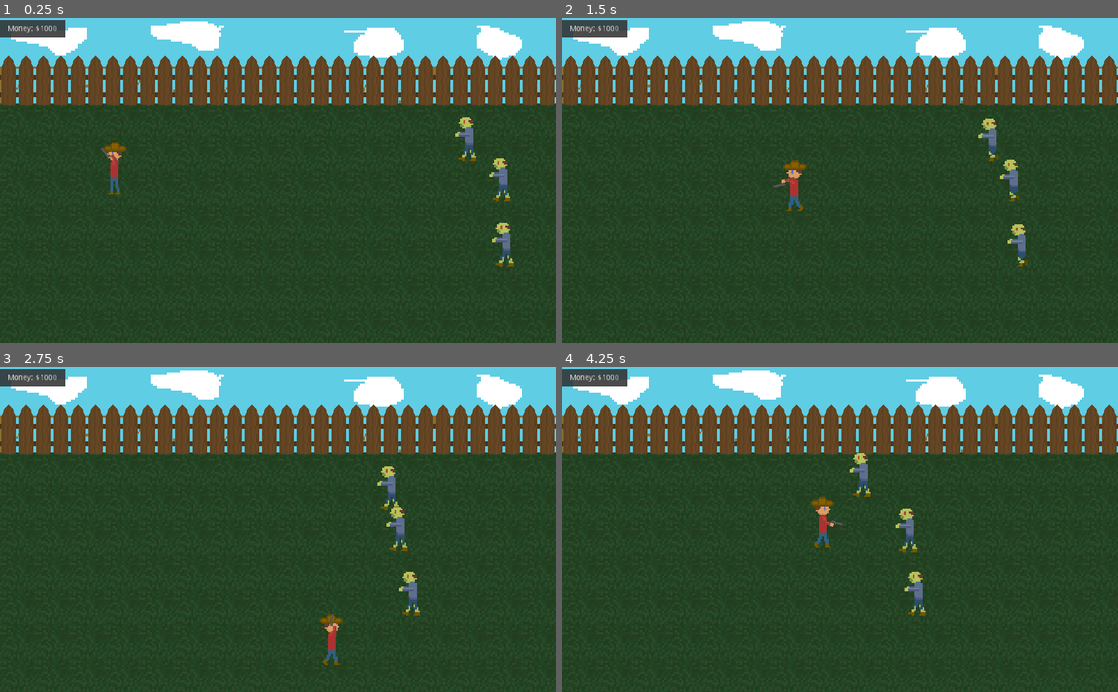
Above: before the commit, frames 1-4 (two rows, left to right).
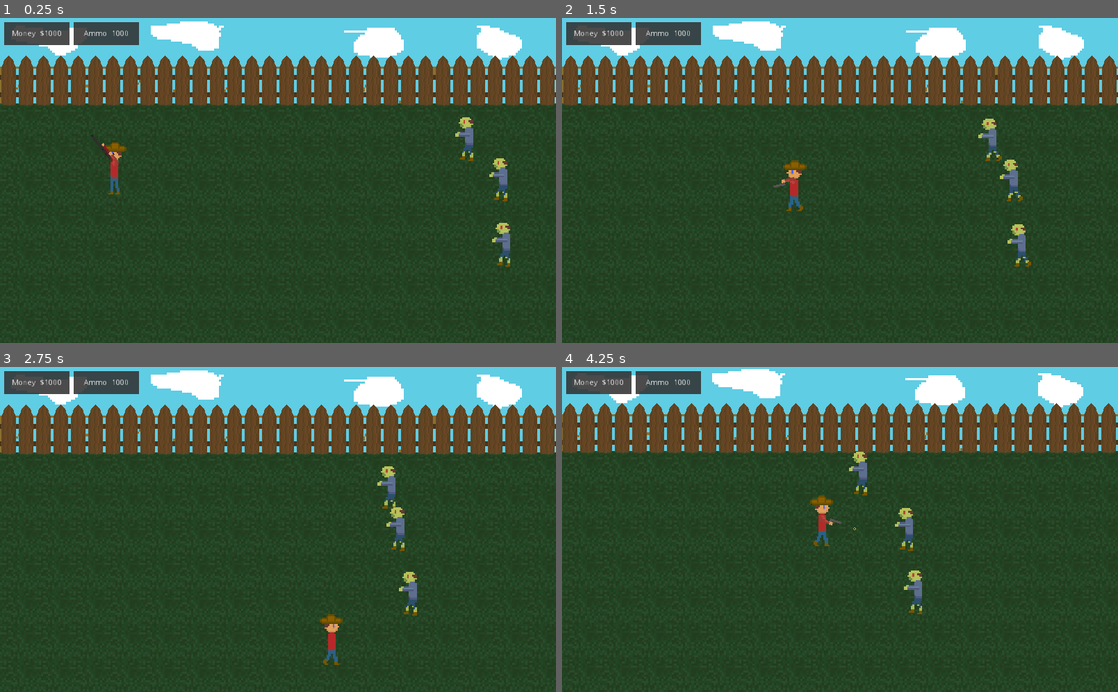
Above: after the commit, the same moments.

Repository: mchonan1996/ldjam-46-ZombieDefender
Game: Godot game, scene res://levels/TemplateLevel.tscn
The game is run twice, just before and just after one commit, with the same random seed, the same clock (stepped at 60 frames per second) and the same inputs.
Inputs (mouse positions are in pixels of both pictures, inside the frame that each line leads up to):
- Up to frame 1 (0.25 s): no input
- Up to frame 2 (1.5 s): move the mouse to (962, 164) at 0.52 s; press the mouse at (962, 164) at 0.53 s; hold D (move_right) 0.53-1.28 s; tap 1 (switch_weap1, bound only after the commit) at 0.8, 1.35 s; move the mouse to (728, 196) at 1.27 s; release the mouse at (728, 196) at 1.28 s; hold S (move_down) from 1.28 s (still down)
- Up to frame 3 (2.75 s): tap 2 (switch_weap2, bound only after the commit) at 1.55, 2.1 s; move the mouse to (333, 458) at 2.02 s; release S (move_down) at 2.03 s; hold D (move_right) from 2.03 s (still down); tap 3 (switch_weap3, bound only after the commit) at 2.3 s
- Up to frame 4 (4.25 s): move the mouse to (812, 594) at 2.77 s; release D (move_right) at 2.78 s; hold W (move_up) 2.78-3.53 s; tap 3 (switch_weap3, bound only after the commit) at 2.85 s; click (812, 594) at 3.05 s; move the mouse to (1006, 578) at 3.52 s; press the mouse at (1006, 578) at 3.53 s; hold A (move_left) from 3.53 s (still down); tap 1 (switch_weap1, bound only after the commit) at 3.8 s

The runs differ from the first frame. In frame 1, 1.6% of the frame differs, in the area x 0-93%, y 0-77%; in frame 2, 1.6%; in frame 3, 1.6%; in frame 4, 4.4%, in the area x 0-100%, y 0-77%.

Commit message:
Progress

Diff:
--- /dev/null
+++ b/levels/TemplateLevel.gd
@@ -0,0 +1,5 @@
+extends Node2D
+
+
+func _ready():
+	get_tree().call_group("HUD", "update_money", Global.money)
--- a/levels/TemplateLevel.tscn
+++ b/levels/TemplateLevel.tscn
@@ -8,6 +8,8 @@
 [ext_resource path="res://sprites/FencePost.png" type="Texture" id=6]
 [ext_resource path="res://sprites/FenceTop.png" type="Texture" id=7]
 [ext_resource path="res://sprites/FenceBottom.png" type="Texture" id=8]
+[ext_resource path="res://scripts/Camera.gd" type="Script" id=9]
+[ext_resource path="res://levels/TemplateLevel.gd" type="Script" id=10]
 
 [sub_resource type="TileSet" id=1]
 0/name = "grass"
@@ -68,6 +70,7 @@
 3/z_index = 0
 
 [node name="TemplateLevel" type="Node2D"]
+script = ExtResource( 10 )
 
 [node name="background" type="Sprite" parent="."]
 scale = Vector2( 4.2, 4.2 )
@@ -102,8 +105,11 @@
 
 [node name="HUD" parent="." instance=ExtResource( 4 )]
 
-[node name="Camera2D" type="Camera2D" parent="."]
+[node name="Camera2D" type="Camera2D" parent="." groups=[
+"CAMERA",
+]]
 offset = Vector2( 512, 302 )
 current = true
+script = ExtResource( 9 )
 
 [node name="GameController" type="Node" parent="."]
--- a/prefabs/Bullet.tscn
+++ b/prefabs/Bullet.tscn
@@ -14,10 +14,11 @@
 script = ExtResource( 2 )
 
 [node name="Sprite" type="Sprite" parent="."]
-scale = Vector2( 4, 4 )
+scale = Vector2( 2, 2 )
 texture = ExtResource( 1 )
 
 [node name="VisibilityNotifier2D" type="VisibilityNotifier2D" parent="."]
+visible = false
 
 [node name="CollisionShape2D" type="CollisionShape2D" parent="."]
 visible = false
--- a/prefabs/HUD.tscn
+++ b/prefabs/HUD.tscn
@@ -7,18 +7,52 @@
 ]]
 script = ExtResource( 1 )
 
-[node name="Money" type="ColorRect" parent="."]
-margin_top = 4.0
+[node name="HBoxContainer" type="HBoxContainer" parent="."]
+margin_left = 8.0
+margin_top = 8.0
+margin_right = 600.0
+margin_bottom = 50.0
+rect_min_size = Vector2( 0, 42 )
+custom_constants/separation = 8
+__meta__ = {
+"_edit_use_anchors_": false
+}
+
+[node name="Money" type="ColorRect" parent="HBoxContainer"]
 margin_right = 120.0
-margin_bottom = 36.0
+margin_bottom = 42.0
+rect_min_size = Vector2( 120, 0 )
 color = Color( 0.192157, 0.192157, 0.192157, 0.87451 )
 __meta__ = {
 "_edit_use_anchors_": false
 }
 
-[node name="Label" type="Label" parent="Money"]
+[node name="MoneyLabel" type="Label" parent="HBoxContainer/Money"]
 anchor_right = 1.0
 anchor_bottom = 1.0
 text = "Money: $0000"
 align = 1
 valign = 1
+__meta__ = {
+"_edit_use_anchors_": false
+}
+
+[node name="Ammo" type="ColorRect" parent="HBoxContainer"]
+margin_left = 128.0
+margin_right = 248.0
+margin_bottom = 42.0
+rect_min_size = Vector2( 120, 0 )
+color = Color( 0.192157, 0.192157, 0.192157, 0.87451 )
+__meta__ = {
+"_edit_use_anchors_": false
+}
+
+[node name="AmmoLabel" type="Label" parent="HBoxContainer/Ammo"]
+anchor_right = 1.0
+anchor_bottom = 1.0
+text = "Ammo: 1000"
+align = 1
+valign = 1
+__meta__ = {
+"_edit_use_anchors_": false
+}
--- /dev/null
+++ b/prefabs/Pellet.tscn
@@ -0,0 +1,23 @@
+[gd_scene load_steps=4 format=2]
+
+[ext_resource path="res://scripts/Pellet.gd" type="Script" id=1]
+[ext_resource path="res://sprites/prot/shotgun_pellet.png" type="Texture" id=2]
+
+[sub_resource type="RectangleShape2D" id=1]
+extents = Vector2( 9.93464, 4.32576 )
+
+[node name="Pellet" type="Area2D"]
+script = ExtResource( 1 )
+
+[node name="Sprite" type="Sprite" parent="."]
+scale = Vector2( 4, 4 )
+texture = ExtResource( 2 )
+
+[node name="VisibilityNotifier2D" type="VisibilityNotifier2D" parent="."]
+visible = false
+
+[node name="CollisionShape2D" type="CollisionShape2D" parent="."]
+visible = false
+shape = SubResource( 1 )
+[connection signal="body_entered" from="." to="." method="_on_Bullet_body_entered"]
+[connection signal="screen_exited" from="VisibilityNotifier2D" to="." method="_on_VisibilityNotifier2D_screen_exited"]
--- a/prefabs/Pistol.tscn
+++ b/prefabs/Pistol.tscn
@@ -27,7 +27,7 @@
 
 [node name="ArmParent" type="Node2D" parent="."]
 
-[node name="Pistol" type="Sprite" parent="ArmParent"]
+[node name="Gun" type="Sprite" parent="ArmParent"]
 position = Vector2( 27.8315, 3.77376 )
 scale = Vector2( 2.5, 2 )
 texture = ExtResource( 1 )
@@ -39,5 +39,10 @@
 [node name="AnimationPlayer" type="AnimationPlayer" parent="ArmParent"]
 anims/shoot = SubResource( 1 )
 
-[node name="Gunshot" type="AudioStreamPlayer" parent="."]
+[node name="GunshotSound" type="AudioStreamPlayer" parent="."]
 stream = ExtResource( 4 )
+
+[node name="Timer" type="Timer" parent="."]
+wait_time = 0.4
+one_shot = true
+[connection signal="timeout" from="Timer" to="." method="_on_Timer_timeout"]
--- a/prefabs/Player.tscn
+++ b/prefabs/Player.tscn
@@ -1,45 +1,46 @@
-[gd_scene load_steps=13 format=2]
+[gd_scene load_steps=14 format=2]
 
 [ext_resource path="res://sprites/prot/player-walk.png" type="Texture" id=1]
 [ext_resource path="res://sprites/prot/player-idle.png" type="Texture" id=2]
 [ext_resource path="res://prefabs/Pistol.tscn" type="PackedScene" id=3]
 [ext_resource path="res://scripts/Player.gd" type="Script" id=4]
+[ext_resource path="res://prefabs/Shotgun.tscn" type="PackedScene" id=5]
 
 [sub_resource type="AtlasTexture" id=1]
-atlas = ExtResource( 1 )
+atlas = ExtResource( 2 )
 region = Rect2( 0, 0, 16, 32 )
 
 [sub_resource type="AtlasTexture" id=2]
-atlas = ExtResource( 1 )
+atlas = ExtResource( 2 )
 region = Rect2( 16, 0, 16, 32 )
 
 [sub_resource type="AtlasTexture" id=3]
 atlas = ExtResource( 1 )
-region = Rect2( 32, 0, 16, 32 )
+region = Rect2( 0, 0, 16, 32 )
 
 [sub_resource type="AtlasTexture" id=4]
 atlas = ExtResource( 1 )
-region = Rect2( 48, 0, 16, 32 )
+region = Rect2( 16, 0, 16, 32 )
 
 [sub_resource type="AtlasTexture" id=5]
-atlas = ExtResource( 2 )
-region = Rect2( 0, 0, 16, 32 )
+atlas = ExtResource( 1 )
+region = Rect2( 32, 0, 16, 32 )
 
 [sub_resource type="AtlasTexture" id=6]
-atlas = ExtResource( 2 )
-region = Rect2( 16, 0, 16, 32 )
+atlas = ExtResource( 1 )
+region = Rect2( 48, 0, 16, 32 )
 
 [sub_resource type="SpriteFrames" id=7]
 animations = [ {
-"frames": [ SubResource( 1 ), SubResource( 2 ), SubResource( 3 ), SubResource( 4 ) ],
+"frames": [ SubResource( 1 ), SubResource( 2 ) ],
+"loop": true,
+"name": "idle",
+"speed": 1.5
+}, {
+"frames": [ SubResource( 3 ), SubResource( 4 ), SubResource( 5 ), SubResource( 6 ) ],
 "loop": true,
 "name": "walk",
 "speed": 12.0
-}, {
-"frames": [ SubResource( 5 ), SubResource( 6 ) ],
-"loop": true,
-"name": "idle",
-"speed": 1.5
 } ]
 
 [sub_resource type="CapsuleShape2D" id=8]
@@ -47,6 +48,7 @@
 height = 66.0434
 
 [node name="Player" type="KinematicBody2D"]
+z_index = 2
 script = ExtResource( 4 )
 
 [node name="AnimatedSprite" type="AnimatedSprite" parent="."]
@@ -63,3 +65,7 @@
 position = Vector2( 0, -6.13238 )
 
 [node name="Pistol" parent="MountPoint" instance=ExtResource( 3 )]
+visible = false
+
+[node name="Shotgun" parent="MountPoint" instance=ExtResource( 5 )]
+visible = false
--- /dev/null
+++ b/prefabs/Shotgun.tscn
@@ -0,0 +1,88 @@
+[gd_scene load_steps=14 format=2]
+
+[ext_resource path="res://sprites/prot/weap_shotgun.png" type="Texture" id=1]
+[ext_resource path="res://sprites/prot/player-arms.png" type="Texture" id=2]
+[ext_resource path="res://scripts/Shotgun.gd" type="Script" id=3]
+[ext_resource path="res://sounds/temp_pistol.ogg" type="AudioStream" id=4]
+[ext_resource path="res://sounds/temp_shotgun_reload.ogg" type="AudioStream" id=5]
+
+[sub_resource type="AtlasTexture" id=1]
+atlas = ExtResource( 1 )
+region = Rect2( 0, 0, 32, 16 )
+
+[sub_resource type="AtlasTexture" id=2]
+atlas = ExtResource( 1 )
+region = Rect2( 32, 0, 32, 16 )
+
+[sub_resource type="AtlasTexture" id=3]
+atlas = ExtResource( 1 )
+region = Rect2( 64, 0, 32, 16 )
+
+[sub_resource type="AtlasTexture" id=4]
+atlas = ExtResource( 1 )
+region = Rect2( 96, 0, 32, 16 )
+
+[sub_resource type="AtlasTexture" id=5]
+atlas = ExtResource( 1 )
+region = Rect2( 128, 0, 32, 16 )
+
+[sub_resource type="AtlasTexture" id=6]
+atlas = ExtResource( 1 )
+region = Rect2( 160, 0, 32, 16 )
+
+[sub_resource type="SpriteFrames" id=7]
+animations = [ {
+"frames": [ SubResource( 1 ), SubResource( 2 ), SubResource( 3 ), SubResource( 4 ), SubResource( 5 ), SubResource( 6 ) ],
+"loop": false,
+"name": "default",
+"speed": 18.0
+} ]
+
+[sub_resource type="Animation" id=8]
+length = 0.2
+step = 0.05
+tracks/0/type = "value"
+tracks/0/path = NodePath(".:position")
+tracks/0/interp = 1
+tracks/0/loop_wrap = true
+tracks/0/imported = false
+tracks/0/enabled = true
+tracks/0/keys = {
+"times": PoolRealArray( 0, 0.05, 0.15, 0.2 ),
+"transitions": PoolRealArray( 1, 1, 1, 1 ),
+"update": 0,
+"values": [ Vector2( 0, 0 ), Vector2( -4, 0 ), Vector2( 1, 0 ), Vector2( 0, 0 ) ]
+}
+
+[node name="Shotgun" type="Node2D"]
+script = ExtResource( 3 )
+
+[node name="ArmParent" type="Node2D" parent="."]
+
+[node name="Gun" type="AnimatedSprite" parent="ArmParent"]
+position = Vector2( 27.8315, 3.77376 )
+scale = Vector2( 2.5, 2 )
+frames = SubResource( 7 )
+offset = Vector2( 7, 0 )
+
+[node name="Arm" type="Sprite" parent="ArmParent"]
+scale = Vector2( 3, 3 )
+texture = ExtResource( 2 )
+
+[node name="AnimationPlayer" type="AnimationPlayer" parent="ArmParent"]
+anims/shoot = SubResource( 8 )
+
+[node name="Timer" type="Timer" parent="."]
+wait_time = 0.8
+one_shot = true
+
+[node name="GunshotSound" type="AudioStreamPlayer" parent="."]
+stream = ExtResource( 4 )
+pitch_scale = 0.68
+
+[node name="ReloadSound" type="AudioStreamPlayer" parent="."]
+stream = ExtResource( 5 )
+volume_db = 8.0
+pitch_scale = 1.3
+[connection signal="animation_finished" from="ArmParent/AnimationPlayer" to="." method="_on_AnimationPlayer_animation_finished"]
+[connection signal="timeout" from="Timer" to="." method="_on_Timer_timeout"]
--- a/prefabs/ZombieBase.tscn
+++ b/prefabs/ZombieBase.tscn
@@ -4,72 +4,73 @@
 [ext_resource path="res://sprites/prot/zombie_1.png" type="Texture" id=2]
 [ext_resource path="res://sprites/prot/zombie_basic_die.png" type="Texture" id=3]
 
+[sub_resource type="AtlasTexture" id=1]
+atlas = ExtResource( 3 )
+region = Rect2( 0, 0, 32, 32 )
+
+[sub_resource type="AtlasTexture" id=2]
+atlas = ExtResource( 3 )
+region = Rect2( 32, 0, 32, 32 )
+
 [sub_resource type="AtlasTexture" id=3]
+atlas = ExtResource( 3 )
+region = Rect2( 64, 0, 32, 32 )
+
+[sub_resource type="AtlasTexture" id=4]
+atlas = ExtResource( 3 )
+region = Rect2( 96, 0, 32, 32 )
+
+[sub_resource type="AtlasTexture" id=5]
+atlas = ExtResource( 3 )
+region = Rect2( 128, 0, 32, 32 )
+
+[sub_resource type="AtlasTexture" id=6]
 atlas = ExtResource( 2 )
 region = Rect2( 0, 0, 16, 32 )
 
-[sub_resource type="AtlasTexture" id=4]
+[sub_resource type="AtlasTexture" id=7]
 atlas = ExtResource( 2 )
 region = Rect2( 16, 0, 16, 32 )
 
-[sub_resource type="AtlasTexture" id=5]
+[sub_resource type="AtlasTexture" id=8]
 atlas = ExtResource( 2 )
 region = Rect2( 32, 0, 16, 32 )
 
-[sub_resource type="AtlasTexture" id=6]
+[sub_resource type="AtlasTexture" id=9]
 atlas = ExtResource( 2 )
 region = Rect2( 48, 0, 16, 32 )
 
-[sub_resource type="AtlasTexture" id=7]
-atlas = ExtResource( 3 )
-region = Rect2( 0, 0, 32, 32 )
-
-[sub_resource type="AtlasTexture" id=8]
-atlas = ExtResource( 3 )
-region = Rect2( 32, 0, 32, 32 )
-
-[sub_resource type="AtlasTexture" id=9]
-atlas = ExtResource( 3 )
-region = Rect2( 64, 0, 32, 32 )
-
-[sub_resource type="AtlasTexture" id=10]
-atlas = ExtResource( 3 )
-region = Rect2( 96, 0, 32, 32 )
-
-[sub_resource type="AtlasTexture" id=11]
-atlas = ExtResource( 3 )
-region = Rect2( 128, 0, 32, 32 )
-
-[sub_resource type="SpriteFrames" id=1]
+[sub_resource type="SpriteFrames" id=10]
 animations = [ {
-"frames": [ SubResource( 3 ), SubResource( 4 ), SubResource( 5 ), SubResource( 6 ) ],
+"frames": [ SubResource( 1 ), SubResource( 2 ), SubResource( 3 ), SubResource( 4 ), SubResource( 5 ) ],
+"loop": false,
+"name": "die",
+"speed": 10.0
+}, {
+"frames": [ SubResource( 6 ), SubResource( 7 ), SubResource( 8 ), SubResource( 9 ) ],
 "loop": true,
 "name": "walk",
 "speed": 8.0
-}, {
-"frames": [ SubResource( 7 ), SubResource( 8 ), SubResource( 9 ), SubResource( 10 ), SubResource( 11 ) ],
-"loop": false,
-"name": "die",
-"speed": 10.0
 } ]
 
-[sub_resource type="CapsuleShape2D" id=2]
+[sub_resource type="CapsuleShape2D" id=11]
 radius = 17.3678
 height = 44.8496
 
 [node name="ZombieBase" type="KinematicBody2D"]
+z_index = 1
 script = ExtResource( 1 )
 
 [node name="AnimatedSprite" type="AnimatedSprite" parent="."]
 scale = Vector2( 3, 3 )
-frames = SubResource( 1 )
+frames = SubResource( 10 )
 animation = "walk"
-frame = 3
+frame = 2
 playing = true
 
 [node name="CollisionShape2D" type="CollisionShape2D" parent="."]
 visible = false
-shape = SubResource( 2 )
+shape = SubResource( 11 )
 
 [node name="Sound" type="AudioStreamPlayer2D" parent="."]
 volume_db = 2.0
--- a/project.godot
+++ b/project.godot
@@ -19,6 +19,11 @@
 "language": "GDScript",
 "path": "res://scripts/HUD.gd"
 }, {
+"base": "Bullet",
+"class": "Pellet",
+"language": "GDScript",
+"path": "res://scripts/Pellet.gd"
+}, {
 "base": "Weapon",
 "class": "Pistol",
 "language": "GDScript",
@@ -28,6 +33,11 @@
 "class": "Player",
 "language": "GDScript",
 "path": "res://scripts/Player.gd"
+}, {
+"base": "Weapon",
+"class": "Shotgun",
+"language": "GDScript",
+"path": "res://scripts/Shotgun.gd"
 }, {
 "base": "Node2D",
 "class": "Weapon",
@@ -42,8 +52,10 @@
 _global_script_class_icons={
 "Bullet": "",
 "HUD": "",
+"Pellet": "",
 "Pistol": "",
 "Player": "",
+"Shotgun": "",
 "Weapon": "",
 "Zombie": ""
 }
@@ -57,6 +69,10 @@
 [autoload]
 
 Global="*res://scripts/Global.gd"
+
+[debug]
+
+gdscript/warnings/return_value_discarded=false
 
 [display]
 
@@ -118,6 +134,21 @@
 "events": [ Object(InputEventMouseButton,"resource_local_to_scene":false,"resource_name":"","device":0,"alt":false,"shi …(212 unchanged characters)…
  ]
 }
+switch_weap1={
+"deadzone": 0.5,
+"events": [ Object(InputEventKey,"resource_local_to_scene":false,"resource_name":"","device":0,"alt":false,"shift":false,"control":false,"meta":false,"command":false,"pressed":false,"scancode":49,"unicode":0,"echo":false,"script":null)
+ ]
+}
+switch_weap2={
+"deadzone": 0.5,
+"events": [ Object(InputEventKey,"resource_local_to_scene":false,"resource_name":"","device":0,"alt":false,"shift":false,"control":false,"meta":false,"command":false,"pressed":false,"scancode":50,"unicode":0,"echo":false,"script":null)
+ ]
+}
+switch_weap3={
+"deadzone": 0.5,
+"events": [ Object(InputEventKey,"resource_local_to_scene":false,"resource_name":"","device":0,"alt":false,"shift":false,"control":false,"meta":false,"command":false,"pressed":false,"scancode":51,"unicode":0,"echo":false,"script":null)
+ ]
+}
 
 [rendering]
 
--- /dev/null
+++ b/scripts/Camera.gd
@@ -0,0 +1,33 @@
+extends Camera2D
+
+export var shake_power = 3
+export var shake_time = 0.05
+
+var shaking = false
+var start_position: Vector2
+var elapsedtime = 0
+
+
+func _ready() -> void:
+	randomize()
+	start_position = offset
+
+
+func _process(delta) -> void:
+	if shaking:
+		do_shake(delta)
+
+
+func start_shake() -> void:
+	elapsedtime = 0
+	shaking = true
+
+
+func do_shake(delta):
+	if elapsedtime < shake_time:
+		offset =  start_position + (Vector2(randf(), randf()) * shake_power)
+		elapsedtime += delta
+	else:
+		shaking = false
+		elapsedtime = 0
+		offset = start_position
--- a/scripts/Global.gd
+++ b/scripts/Global.gd
@@ -1,3 +1,10 @@
 extends Node
 
 var money: int = 1000
+
+var has_shotgun = true
+var has_rocket = true
+
+var pistol_ammo: int = -1 # not used
+var shotgun_ammo: int = 10
+var rocket_ammo: int = 5
--- a/scripts/HUD.gd
+++ b/scripts/HUD.gd
@@ -2,12 +2,12 @@
 class_name HUD
 
 func _ready() -> void:
-	update_money_label()
 	pass
 
-func update_hud() -> void:
-	update_money_label()
+
+func update_money(money: int) -> void:
+	$HBoxContainer/Money/MoneyLabel.text = "Money: $%d" % money
 
 
-func update_money_label() -> void:
-	$Money/Label.text = "Money: $%d" % Global.money
+func update_ammo(ammo: int) -> void:
+	$HBoxContainer/Ammo/AmmoLabel.text = "Ammo: %d" % ammo
--- /dev/null
+++ b/scripts/Pellet.gd
@@ -0,0 +1,5 @@
+extends Bullet
+class_name Pellet
+
+func set_direction(new_direction: Vector2) -> void:
+	velocity = -(global_position - new_direction).normalized()
--- a/scripts/Pistol.gd
+++ b/scripts/Pistol.gd
@@ -1,20 +1,40 @@
 extends Weapon
 class_name Pistol
 
-const BULLET_PATH = "res://prefabs/Bullet.tscn"
+const AMMO_PATH = "res://prefabs/Bullet.tscn"
 
 onready var gun_animation = $ArmParent/AnimationPlayer
+onready var gun_sprite = $ArmParent/Gun
 
-func _process(delta: float) -> void:
+
+func _process(_delta: float) -> void:
 	pass
 
-func _fire() -> void:
-	var bullet: Bullet = load(BULLET_PATH).instance()
+
+func fire() -> void:
+	if not can_shoot:
+		return
+	print("Firing Pistol")
+
+	# instance bullet
+	var bullet: Bullet = load(AMMO_PATH).instance()
 	add_child(bullet)
 	bullet.z_index = 0
-	bullet.position = $ArmParent/Pistol.global_position
+	bullet.position = gun_sprite.global_position
 	bullet.set_as_toplevel(true)
+
+	# play animation
 	if gun_animation.is_playing():
 		gun_animation.stop()
 	gun_animation.play("shoot")
-	$Gunshot.play()
+
+	# boom
+	$GunshotSound.play()
+
+	# restrict shooting
+	can_shoot = false
+	$Timer.start()
+
+
+func _on_Timer_timeout():
+	can_shoot = true
--- a/scripts/Player.gd
+++ b/scripts/Player.gd
@@ -1,31 +1,43 @@
 extends KinematicBody2D
 class_name Player
+
+enum WeaponType {
+	pistol,
+	shotgun,
+	rockets
+}
 
 const MOVEMENT_SPEED := 300
 const FRICTION := 0.12
 
+var active_weapon
 var velocity := Vector2.ZERO
 
 func _ready() -> void:
-	pass
+	# Set best weapon for the job
+	if Global.has_shotgun:
+		active_weapon = WeaponType.shotgun
+	else:
+		active_weapon = WeaponType.pistol
+	toggle_weapon_visibility(active_weapon)
 
 
-func _process(delta: float) -> void:
+func _process(_delta: float) -> void:
 	var mouse_pos = get_global_mouse_position()
 	var diff_vector = (mouse_pos - global_position).normalized()
 	$AnimatedSprite.flip_h = diff_vector.x < 0
 
+	if Input.is_action_pressed("attack"):
+		fire_weapon()
 
-func _physics_process(delta: float) -> void:
+
+func _physics_process(_delta: float) -> void:
 	var movement_dir := get_movement_direction()
-
 	if movement_dir != Vector2.ZERO:
 		if movement_dir.x > 0:
 			$AnimatedSprite.play("walk")
-			print("forwards")
 		else:
 			$AnimatedSprite.play("walk", true) # play in reverse
-			print("backwards")
 	else:
 		$AnimatedSprite.play("idle")
 
@@ -33,8 +45,54 @@
 	move_and_slide(velocity, Vector2.UP)
 
 
+func _input(event) -> void:
+	var weap1_pressed = Input.is_action_just_pressed("switch_weap1")
+	var weap2_pressed = Input.is_action_just_pressed("switch_weap2")
+	var weap3_pressed = Input.is_action_just_pressed("switch_weap3")
+
+	if weap1_pressed or weap2_pressed or weap3_pressed:
+		var old_weapon = active_weapon
+		if weap1_pressed:
+			active_weapon = WeaponType.pistol
+		elif weap2_pressed:
+			active_weapon = WeaponType.shotgun
+		elif weap3_pressed:
+			active_weapon = WeaponType.rockets
+
+		toggle_weapon_visibility(old_weapon) # toggle OUT the current one
+		toggle_weapon_visibility(active_weapon) # toggle IN the new one one
+
+
 func get_movement_direction() -> Vector2:
 	return Vector2(
 		Input.get_action_strength("move_right") - Input.get_action_strength("move_left"),
 		Input.get_action_strength("move_down") - Input.get_action_strength("move_up")
 	).normalized()
+
+
+func fire_weapon() -> void:
+#	print("Active wep: %d" % )
+	var weapon = ($MountPoint.get_child(active_weapon) as Weapon)
+	if not weapon or not weapon.can_shoot:
+		return
+
+	weapon.fire()
+	reduce_ammo(weapon)
+	get_tree().call_group("CAMERA", "start_shake")
+
+
+func reduce_ammo(weapon: Weapon) -> void:
+
+	# reduce for appropriate gun
+
+	#get_tree().call_group("HUD", "update_ammo", weapon.ammo_count)
+	pass
+
+
+func toggle_weapon_visibility(weapon) -> void:
+	if weapon == WeaponType.pistol:
+		$MountPoint/Pistol.visible = ! $MountPoint/Pistol.visible
+	elif weapon == WeaponType.shotgun:
+		$MountPoint/Shotgun.visible = ! $MountPoint/Shotgun.visible
+	elif weapon == WeaponType.rockets:
+		pass
--- /dev/null
+++ b/scripts/Shotgun.gd
@@ -0,0 +1,54 @@
+extends Weapon
+class_name Shotgun
+
+const AMMO_PATH = "res://prefabs/Pellet.tscn"
+
+onready var gun_animation = $ArmParent/AnimationPlayer
+onready var gun_sprite = $ArmParent/Gun
+
+
+func _process(_delta: float) -> void:
+	pass
+
+
+func fire() -> void:
+	if not can_shoot:
+		return
+	print("Firing Shotgun")
+
+	create_shell_shot()
+
+	# play animation
+	if gun_animation.is_playing():
+		gun_animation.stop()
+	gun_animation.play("shoot")
+
+	# boom
+	$GunshotSound.play()
+
+	# restrict shooting
+	can_shoot = false
+	$Timer.start()
+
+
+func _on_Timer_timeout():
+	can_shoot = true
+
+
+func _on_AnimationPlayer_animation_finished(anim_name):
+	# shot anim is finished, play the reload anim
+	$ReloadSound.play()
+	gun_sprite.frame = 0
+	gun_sprite.play()
+
+func create_shell_shot():
+	pass
+	# instance bullet
+
+
+func create_pellet(direction: Vector2):
+	var pellet: Pellet = load(AMMO_PATH).instance()
+	add_child(pellet)
+	pellet.z_index = 0
+	pellet.position = gun_sprite.global_position
+	pellet.set_as_toplevel(true)
--- a/scripts/Trail.gd
+++ b/scripts/Trail.gd
@@ -9,7 +9,7 @@
 	target = get_node(targetPath)
 	pass
 
-func _process(delta: float) -> void:
+func _process(_delta: float) -> void:
 	global_position = Vector2(0, 0)
 	global_rotation = 0
 	point = target.global_position
--- a/scripts/Weapon.gd
+++ b/scripts/Weapon.gd
@@ -3,19 +3,15 @@
 
 onready var weapon_node: Node2D = $ArmParent
 
+var can_shoot := true
+
 func _ready() -> void:
 	pass
 
 
-func _process(delta: float) -> void:
-	var mouse_pos = get_global_mouse_position()
-	var diff_vector = (mouse_pos - global_position).normalized()
+func _process(_delta: float) -> void:
+	look_at(get_global_mouse_position())
 
-	look_at(mouse_pos)
 
-func _input(event: InputEvent) -> void:
-	if Input.is_action_just_pressed("attack"):
-		_fire()
-
-func _fire() -> void: # overridden in derivative classes
+func fire() -> void: # overridden in derivative classes
 	pass
--- a/scripts/Zombie.gd
+++ b/scripts/Zombie.gd
@@ -18,7 +18,7 @@
 	health = starting_health
 
 
-func _physics_process(delta: float) -> void:
+func _physics_process(_delta: float) -> void:
 	if not is_dead:
 		var direction = Vector2.LEFT
 		move_and_slide(direction * movement_speed, Vector2.UP)
@@ -41,6 +41,8 @@
 	is_dead = true
 	$Sound.stream = load(get_random_death_sound())
 	$Sound.play()
+	yield(get_tree(), "idle_frame")
+	$CollisionShape2D.disabled = true
 
 
 func get_random_hurt_sound() -> String:
Not shown, added: export/html/favicon.png.import
Not shown, added: export/html/index.png.import
Not shown: 1 places in levels/TemplateLevel.tscn that only renumber resources
Not shown, added: sounds/temp_shotgun_reload.ogg.import
Binary file changed: sprites/prot/player-idle.png
Binary file changed: sprites/prot/player-walk.png
Binary file added: sprites/prot/shotgun_pellet.png
Not shown, added: sprites/prot/shotgun_pellet.png.import
Binary file added: sprites/prot/weap_shotgun.aseprite
Binary file added: sprites/prot/weap_shotgun.png
Not shown, added: sprites/prot/weap_shotgun.png.import
Not shown, added: export/html/favicon.png
(and 7 more such lines)
